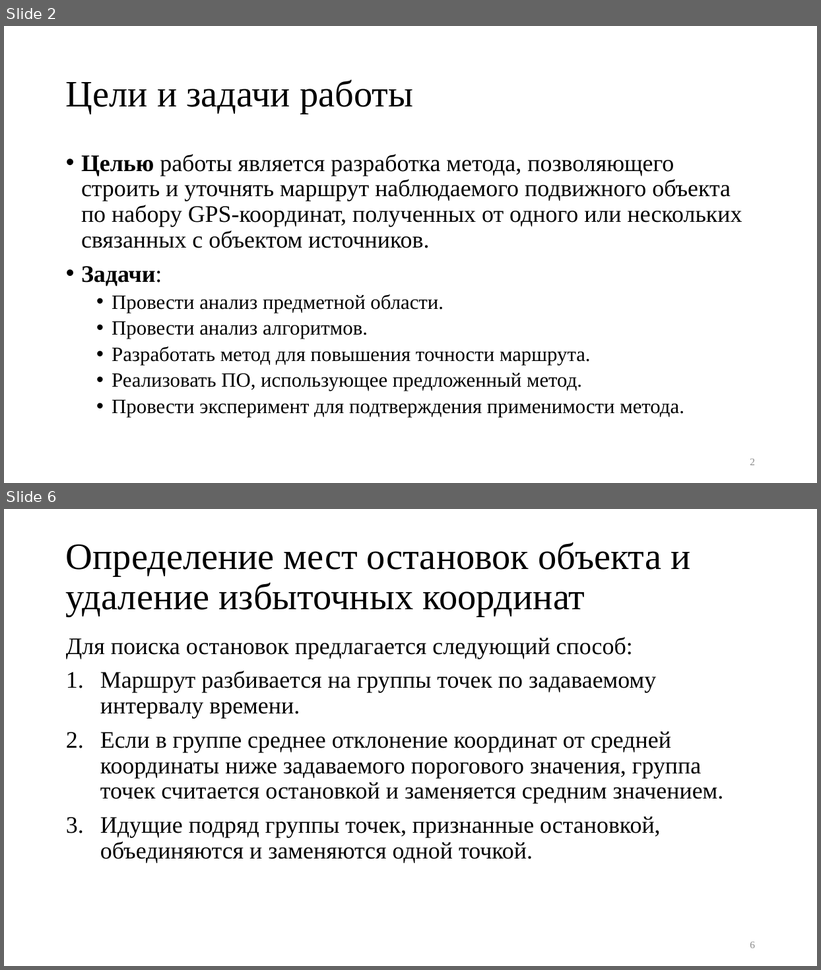
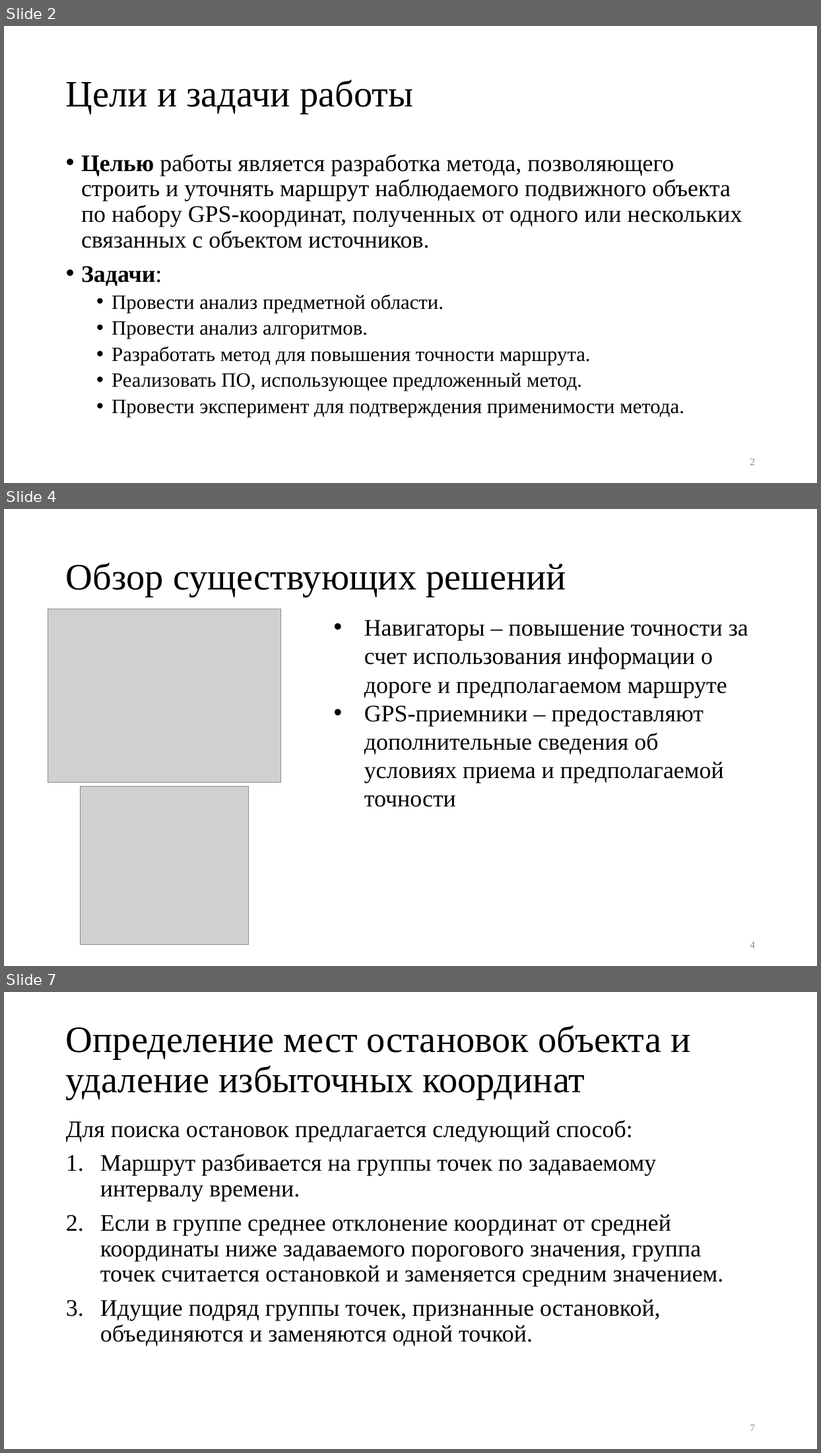
Before and after one commit to kaedvann/TrackFilter, a slide deck: docs/thesis/thesis.pptx. Shown one above the other, each under a label of ours: slides 2 and 6 before the commit, slides 2, 4 and 7 after it; the slides between them are not shown. The pictures are 821x970 and 821x1453 pixels, drawn with LibreOffice and Linux fonts; fonts in the diff are those of the drawing; grey boxes stand for pictures. Boxes give left, top, right and bottom in pixels: in the first picture for what was removed or moved away, otherwise in the second. Text is boxed around its words. In the diff, an @@ line names an element or a change of style, - is before the commit and + after.

```diff
--- a/docs/thesis/thesis.pptx
+++ b/docs/thesis/thesis.pptx
@@ slide 4 added at [4,509,817,966], background #FFFFFF @@
@@ title added at [66,562,566,597], 44 pt, text #000000 @@
+Обзор существующих решений
@@ picture added at [48,609,281,783] @@
@@ text added at [364,620,748,807], 28 pt, text #000000 @@
+• Навигаторы – повышение точности за счет использования информации о дороге и предполагаемом маршруте
+• GPS-приемники – предоставляют дополнительные сведения об условиях приема и предполагаемой точности
@@ picture added at [81,787,249,945] @@
@@ page number added at [750,942,755,949], 12 pt, text #8C8C8C @@
+4
@@ what was slide 6 is now slide 7 @@
@@ page number at [750,1425,755,1432]: text changed @@
-6
+7
```
Also in this commit, not shown: 5 slides changed, 1 other slide added, 1 slide removed, 5 other files.
